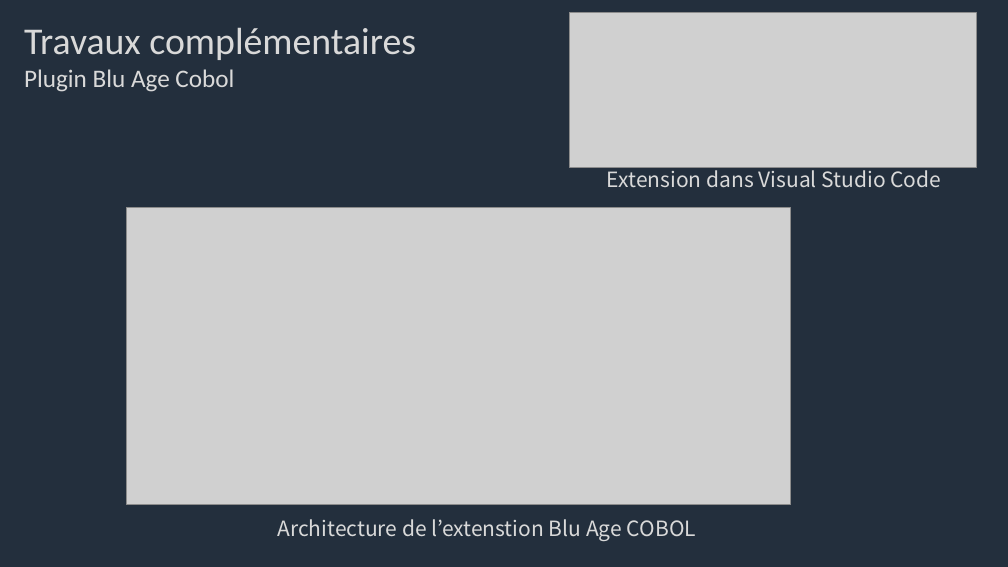
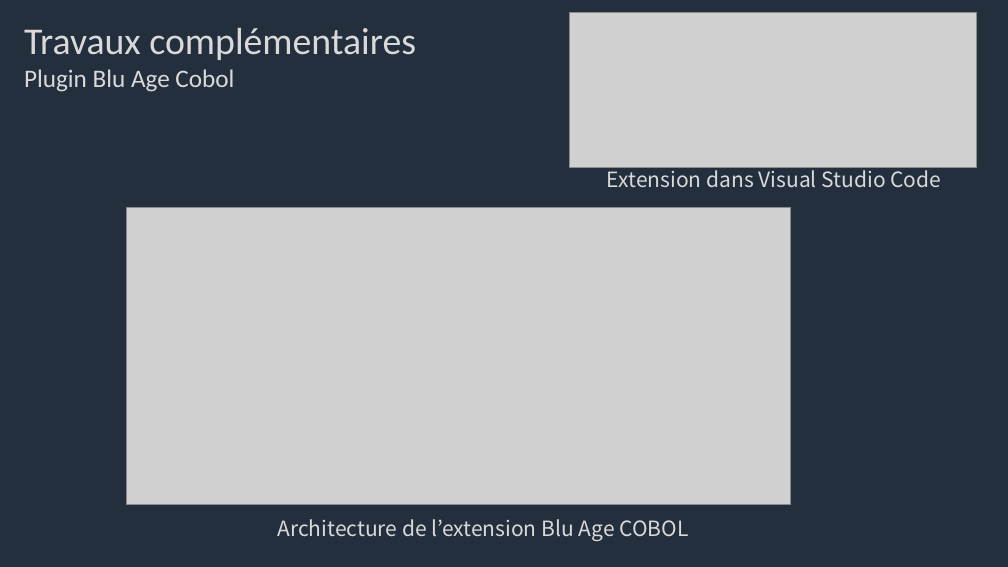
Before and after one commit to Sand-jrd/HelloPipepline, a slide deck: slide 15 of DiapoPourSoutenance.pptx (slide 13 before the commit). Drawn at 1008x567 pixels with LibreOffice and Linux fonts; fonts in the diff are those of the drawing; grey boxes stand for pictures. Boxes give left, top, right and bottom in pixels: in the first picture for what was removed or moved away, otherwise in the second. Text is boxed around its words. In the diff, an @@ line names an element or a change of style, - is before the commit and + after.

```diff
--- a/DiapoPourSoutenance.pptx
+++ b/DiapoPourSoutenance.pptx
@@ text at (277,519,688,541): text changed @@
-Architecture de l’extenstion Blu Age COBOL
+Architecture de l’extension Blu Age COBOL
```
Also in this commit, not shown: 8 other slides changed, 2 slides added.
